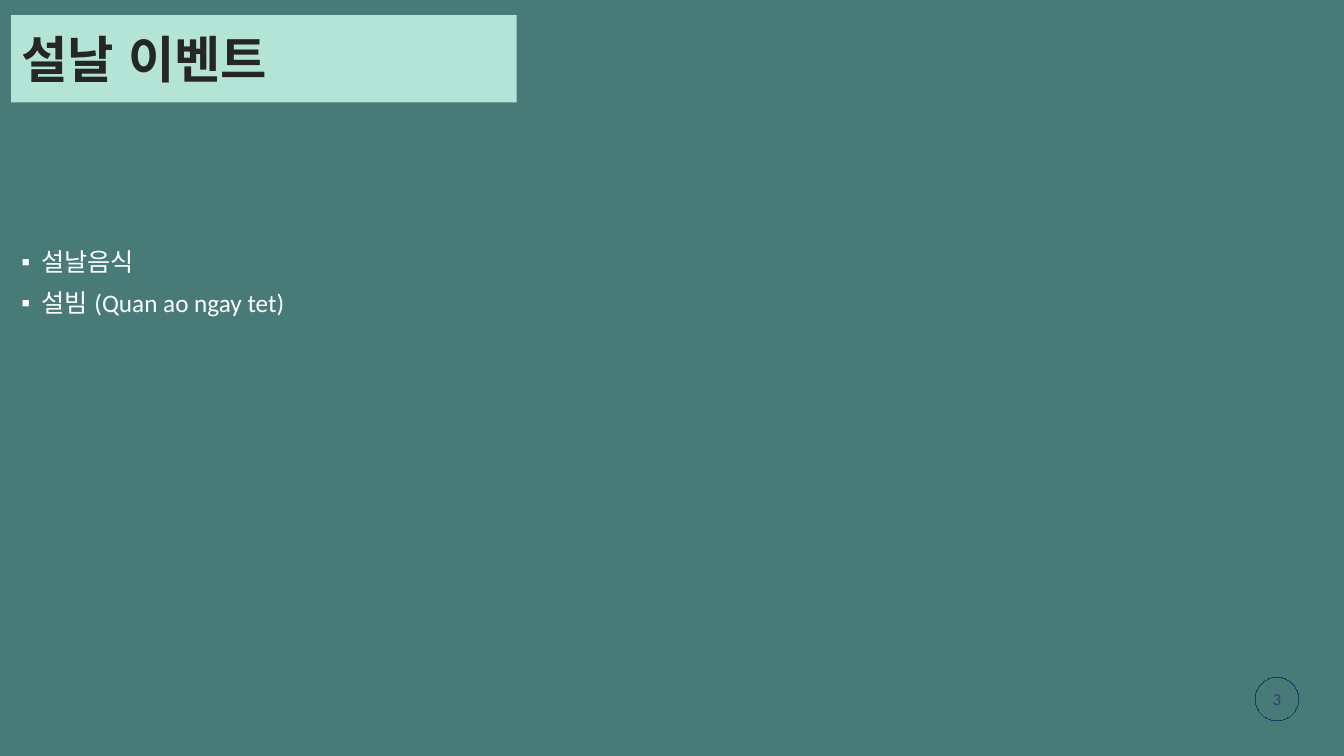
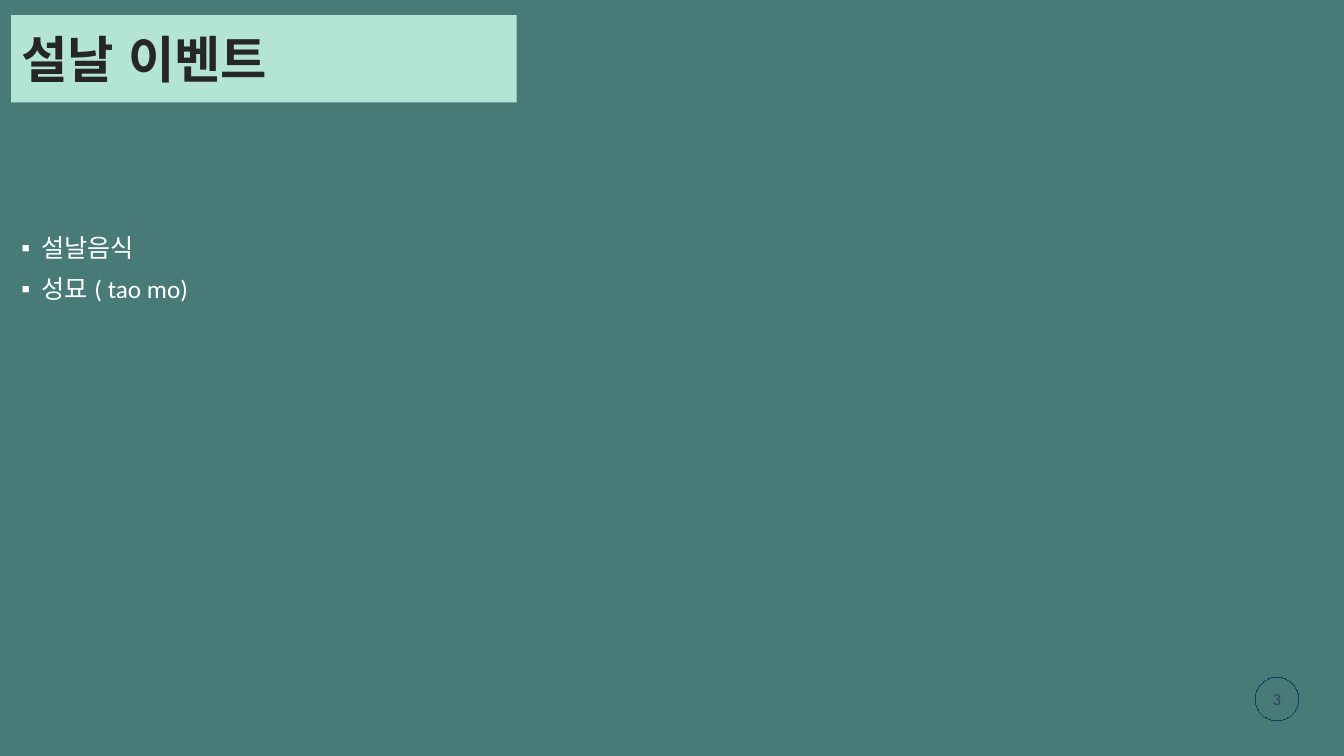
Before and after one commit to gemmanguen/Tetholidays, a slide deck: slide 3 of mducng_VN-KR.pptx. Drawn at 1344x756 pixels with LibreOffice and Linux fonts; fonts in the diff are those of the drawing. Boxes give left, top, right and bottom in pixels: in the first picture for what was removed or moved away, otherwise in the second. Text is boxed around its words. In the diff, an @@ line names an element or a change of style, - is before the commit and + after.

```diff
--- a/mducng_VN-KR.pptx
+++ b/mducng_VN-KR.pptx
@@ text at [41,277,188,302]: text changed @@
-▪ 설빔 (Quan ao ngay tet)
+▪ 성묘 ( tao mo)
```
Also in this commit, not shown: 5 other slides changed, 1 slide removed.
